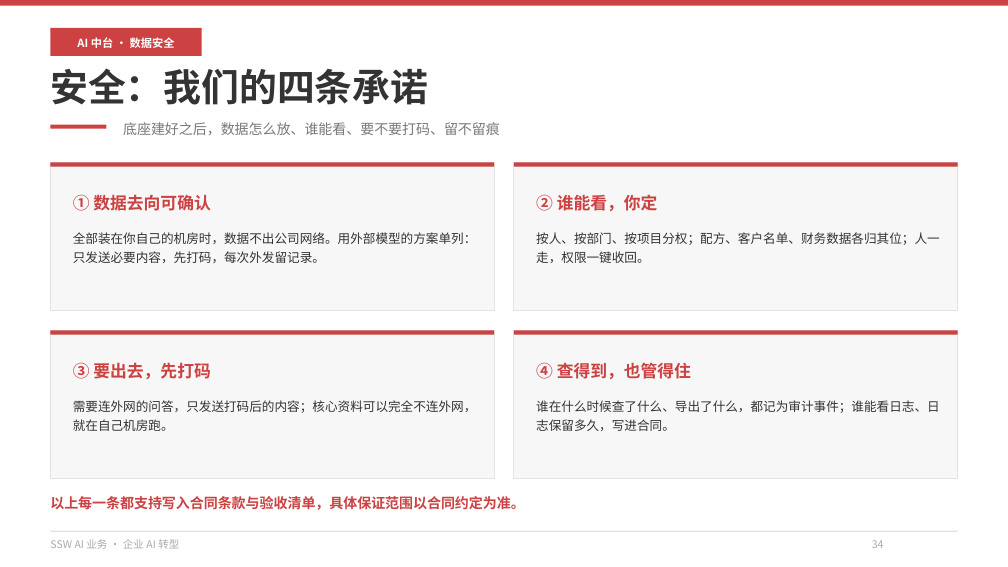
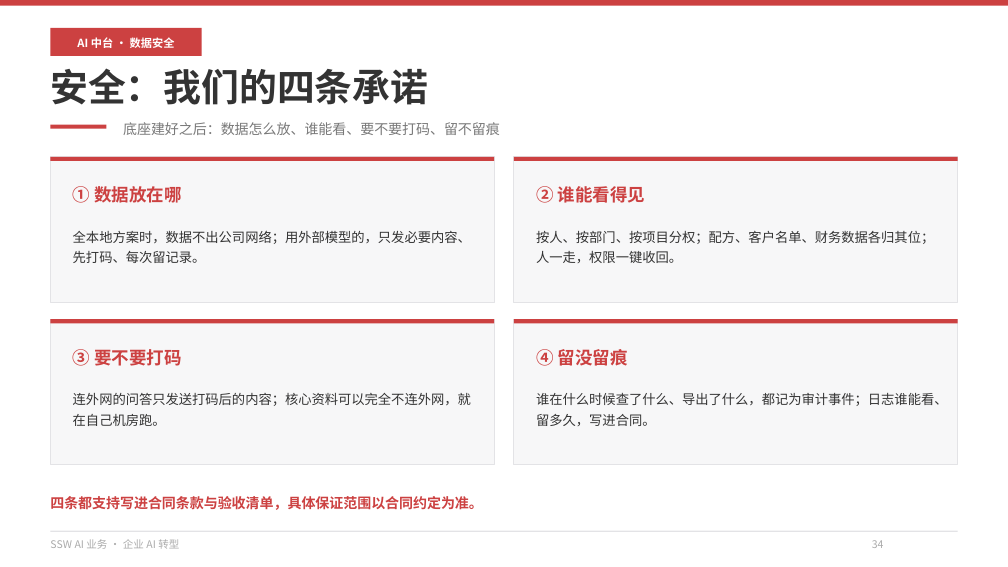
Before and after one commit to hveraus/ssw-business, a slide deck: slide 34 of SSW AI 业务_v2/SSW AI 业务_v3.pptx. Drawn at 1008x567 pixels with LibreOffice and Linux fonts; fonts in the diff are those of the drawing. Boxes give left, top, right and bottom in pixels: in the first picture for what was removed or moved away, otherwise in the second. Text is boxed around its words. In the diff, an @@ line names an element or a change of style, - is before the commit and + after.

Commit message:
第八部分版式按评审重做（9 页 + 备用页）
- P58 分隔页：去掉三条小字，改一行 20pt 章节导览「查系统 · 审产出 · 护助手」
- P59 三项服务：卡片压到 150 高，统一「服务名 / 典型场景 / 拿到什么（加粗）」，共用底座降为一行辅助
- P60 盲区表：中间三列压窄（74/80/80），宽度让给风险场景（244）与还要补什么（170）
- P61 服务一：四步压成横向流程条，「你会拿到什么」放大为主卡，周期/前提/边界并成一行
- P62 服务二：表格收为「审核对象 / 关键检查项」两列，上下横条压成单行
- P63 服务三：五张窄卡合并为「按权限取数 / 关键动作人工确认 / 操作留痕」三块，过滤与脱敏并入第一块，运行报告收成底部一行
- P64 架构：改为三条对齐的服务路径（入口›引擎›交付物），共用能力置底，客户环境用边界框圈出，外部模型画在框外并加「过闸」箭头
- P65 报告：示例报告放大为主画面（风险等级/业务影响/复测结果），右侧只留一项数据且字号降级
- P66 诊断：三天时间线保留，右侧合并为「你准备什么 / 我们交付什么」，底部只留「选一个模块，预约诊断」
- P34 数据安全：卡片降到 104 高、正文放大到 9.5，四条改用同一句式（放哪/谁能看/要不要打码/留不留痕）
- P70 备用页：四个数字改 2×2 矮卡，每卡「数字 + 一行口径 + 来源」
- P58/P59 旧版中的「四个数字挤横条」「三列风险口」两处已在上一轮结构性调整中解决

```diff
--- a/SSW AI 业务_v2/SSW AI 业务_v3.pptx
+++ b/SSW AI 业务_v2/SSW AI 业务_v3.pptx
@@ text at bbox=[123, 122, 500, 135]: text changed @@
-底座建好之后，数据怎么放、谁能看、要不要打码、留不留痕
+底座建好之后：数据怎么放、谁能看、要不要打码、留不留痕
@@ 4 rectangles: place and size @@
-4 rectangles at bbox=[50, 162, 958, 310]
+4 rectangles at bbox=[50, 157, 958, 302]
@@ text at bbox=[73, 186, 181, 203]: text changed; size 12 to 12.5 pt @@
-① 数据去向可确认
+① 数据放在哪
@@ text at bbox=[536, 186, 645, 203]: text changed; size 12 to 12.5 pt @@
-② 谁能看，你定
+② 谁能看得见
@@ text at bbox=[73, 230, 471, 263]: text changed; size 9 to 9.5 pt @@
-全部装在你自己的机房时，数据不出公司网络。用外部模型的方案单列：只发送必要内容，先打码，每次外发留记录。
+全本地方案时，数据不出公司网络；用外部模型的，只发必要内容、先打码、每次留记录。
@@ text "按人、按部门、按项目分权；配方、客户名单、财务数据各归其位；人一走，权限一键收回。" at bbox=[536, 231, 934, 263]: size 9 to 9.5 pt; line spacing 1.26 to 1.3 @@
@@ 4 rectangles: place and size @@
-4 rectangles at bbox=[50, 331, 958, 479]
+4 rectangles at bbox=[50, 320, 958, 465]
@@ text at bbox=[73, 349, 181, 366]: text changed; size 12 to 12.5 pt @@
-③ 要出去，先打码
+③ 要不要打码
@@ vertical alignment middle to top in 4 elements at bbox=[536, 186, 645, 203], bbox=[73, 349, 181, 366], bbox=[73, 186, 181, 203], bbox=[536, 349, 628, 366] @@
@@ text at bbox=[536, 349, 628, 366]: text changed; size 12 to 12.5 pt @@
-④ 查得到，也管得住
+④ 留没留痕
@@ text at bbox=[73, 393, 471, 426]: text changed; size 9 to 9.5 pt @@
-需要连外网的问答，只发送打码后的内容；核心资料可以完全不连外网，就在自己机房跑。
+连外网的问答只发送打码后的内容；核心资料可以完全不连外网，就在自己机房跑。
@@ text at bbox=[536, 393, 947, 426]: text changed; size 9 to 9.5 pt @@
-谁在什么时候查了什么、导出了什么，都记为审计事件；谁能看日志、日志保留多久，写进合同。
+谁在什么时候查了什么、导出了什么，都记为审计事件；日志谁能看、留多久，写进合同。
@@ text at bbox=[50, 496, 483, 510]: text changed @@
-以上每一条都支持写入合同条款与验收清单，具体保证范围以合同约定为准。
+四条都支持写进合同条款与验收清单，具体保证范围以合同约定为准。
```
Also in this commit, not shown: 10 other slides changed, 1 other file.
